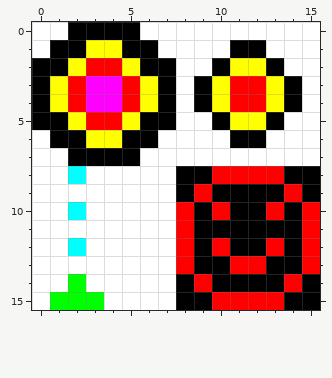
A pixel-art sprite gets an edit: earth.png. The picture above was drawn from the file before the commit.
The file is 16x16 pixels.
Once edited:
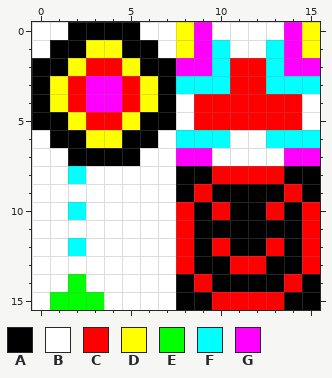
Palette (. is transparent): A #000000  B #ffffff  C #ff0000  D #ffff00  E #00ff00  F #00ffff  G #ff00ff
The commit says: Added animation when player loses a ship.
Difference:
@@ x 6..15 @@
- 0 BBBBBBBBBB
- 1 ABBBBAABBB
- 2 AABBADDABB
- 3 DABADCCDAB
- 4 DABADCCDAB
- 5 AABBADDABB
- 6 ABBBBAABBB
- 7 BBBBBBBBBB
+ 0 BBDGBBBBGD
+ 1 ABDGFBBFGD
+ 2 AAGGFCCFGG
+ 3 DAFFFCCFFF
+ 4 DABCCCCCCB
+ 5 AABCCCCCCB
+ 6 ABFFFBBFFF
+ 7 BBGGBBBBGG
  8 BBAACCCCAA
Boxes around the changes in both pictures, in picture pixels (x1, y1, x2, y2):
changed: (176, 22, 320, 166)
